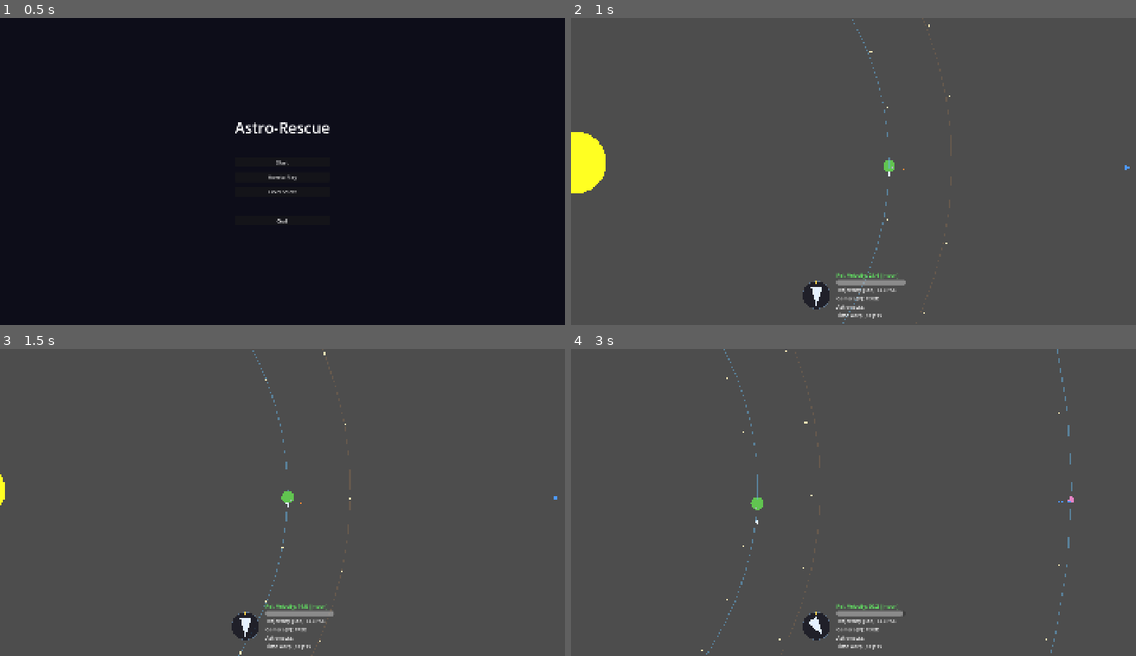
Above: before the commit, frames 1-4 (two rows, left to right).
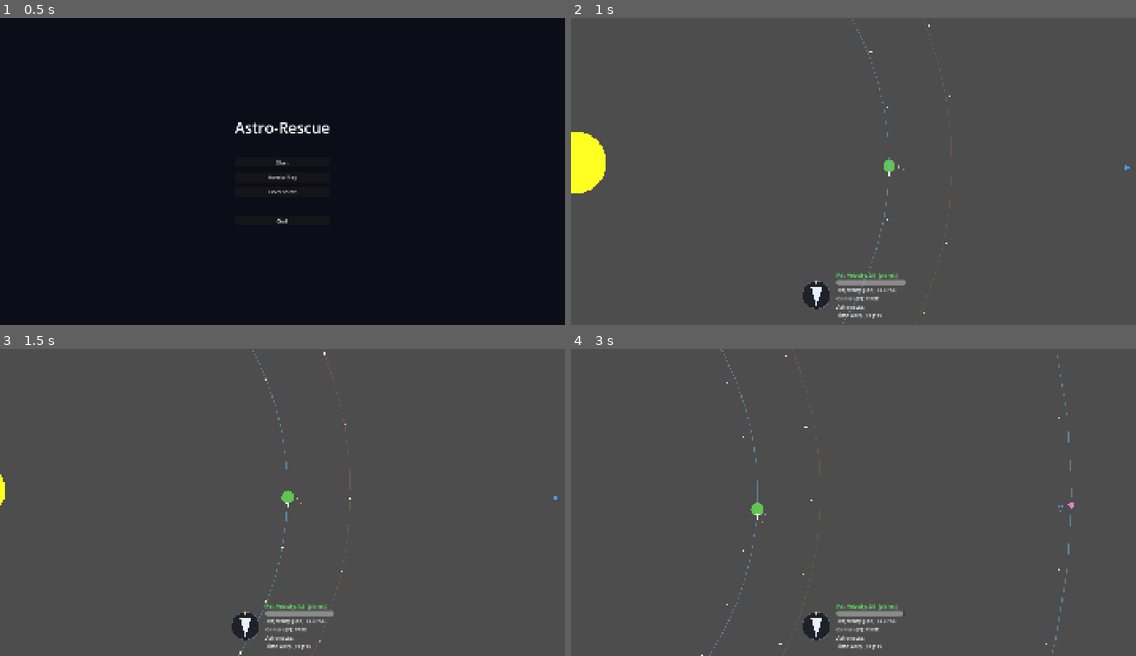
Above: after the commit, the same moments.

Repository: swan-eternal/astrorescue
Game: Godot game, scene res://scenes/main_menu.tscn
Same seed, same stepped clock (60 frames per second), same inputs: the game is played once before the commit and once after it.
Inputs (mouse positions are in pixels of both pictures, inside the frame that each line leads up to):
- Up to frame 1 (0.5 s): no input
- Up to frame 2 (1 s): click "Start" at 0.5 s
- Up to frame 3 (1.5 s): move the mouse to (254, 563) at 1.27 s; hold Up (thrust) from 1.28 s (still down); tap F (toggle_free_camera) at 1.35 s; click (254, 563) at 1.42 s
- Up to frame 4 (3 s): release Up (thrust) at 2 s; drag from (1023, 548) to (825, 563) at 2.02 s; move the mouse to (684, 456) at 2.77 s; hold A (rotate_left) from 2.78 s (still down); tap F (toggle_free_camera) at 2.85 s

Frame 1 is identical in both runs. In frame 2, less than 0.1% of the frame differs, in the area x 52-59%, y 47-86%; in frame 3, less than 0.1%; in frame 4, 0.8%, in the area x 23-89%, y 0-100%.

Commit message:
refactor(moon): subordinate children + surface-relative orbit
Moons are now scene-tree children of their host planets, with orbit distance
measured from the planet's SURFACE. JSON schema bumped v2 → v3.

- scripts/moon.gd: full rewrite. Drops `host_planet_name` export and host
  lookup; uses `get_parent()` + cached `_host_radius`. Orbit math offsets
  by `_host_radius` so JSON stays surface-relative while OrbitCalculator
  receives center-relative distances. Position is local (Godot auto-applies
  parent transform); velocity is still world-frame for collision reads.
- scripts/level_loader.gd: removes `_instantiate_moon` and its dispatch
  arm; adds `_instantiate_planet_moon(planet, spec)` that adds the moon
  as a child of the planet. `_instantiate_planet` loops over
  `spec.get("moons", [])`. Schema version check bumped to 3.

Schema v2 → v3:
- data/levels/level_01.json: rewritten. Moon entry moved into earth's
  `moons[]` array. Orbit values re-tuned (perihelion 20, aphelion 30 from
  surface → 60–70 from earth center, well clear of earth radius 40).
- data/levels/level_02.json, level_03.json: version bump only (no moons).

Closes the moon-inside-planet bug (level_01's moon was at 25–35 from earth
center, permanently inside the planet). The `68bb4ba` body_label lookup bug
is gone at the architecture level — the lookup pattern no longer exists
for moons.

Diff:
--- a/data/levels/level_01.json
+++ b/data/levels/level_01.json
@@ -1,16 +1,13 @@
 {
   "name": "Level 01",
-  "version": 2,
+  "version": 3,
   "bodies": [
     {
       "type": "sun",
       "mass": 4000000,
       "radius": 200.0,
       "is_landable": false,
-      "position": [
-        -1,
-        -3
-      ]
+      "position": [-1, -3]
     },
     {
       "type": "planet",
@@ -20,34 +17,25 @@
       "has_fuel": true,
       "mass": 10000,
       "radius": 40.0,
-      "color": [
-        0.3823967,
-        0.77151555,
-        0.31417027,
-        1.0
-      ],
+      "color": [0.3823967, 0.77151555, 0.31417027, 1.0],
       "perihelion": 1847.7,
       "aphelion": 2000.0,
       "angle_of_aphelion": 3.141592653589793,
       "phase": 3.141592653589793,
       "fuel_orbit_radius": 50.0,
-      "fuel_orbit_speed": 0.5
-    },
-    {
-      "type": "moon",
-      "host_planet": "earth",
-      "mass": 10.0,
-      "radius": 6.0,
-      "color": [
-        0.7,
-        0.7,
-        0.8
-      ],
-      "perihelion": 25.0,
-      "aphelion": 35.0,
-      "angle_of_aphelion": 0.0,
-      "phase": 0.0,
-      "is_landable": true
+      "fuel_orbit_speed": 0.5,
+      "moons": [
+        {
+          "radius": 6.0,
+          "color": [0.7, 0.7, 0.8],
+          "perihelion": 20.0,
+          "aphelion": 30.0,
+          "angle_of_aphelion": 0.0,
+          "phase": 0.0,
+          "is_landable": true,
+          "mass": 10.0
+        }
+      ]
     },
     {
       "type": "planet",
@@ -57,12 +45,7 @@
       "has_fuel": false,
       "mass": 20000,
       "radius": 20.0,
-      "color": [
-        0.8983825,
-        0.51649755,
-        0.7749227,
-        1.0
-      ],
+      "color": [0.8983825, 0.51649755, 0.7749227, 1.0],
       "perihelion": 4000.0,
       "aphelion": 4913.5,
       "angle_of_aphelion": 0.0,
@@ -72,11 +55,7 @@
       "type": "asteroid",
       "mass": 0.0,
       "radius": 8.0,
-      "color": [
-        0.5,
-        0.4,
-        0.3
-      ],
+      "color": [0.5, 0.4, 0.3],
       "perihelion": 2400.0,
       "aphelion": 2400.0,
       "angle_of_aphelion": 0.0,
@@ -85,13 +64,7 @@
     }
   ],
   "rocket": {
-    "initial_position": [
-      3500.0,
-      0.0
-    ],
-    "initial_velocity": [
-      0.0,
-      50.0
-    ]
+    "initial_position": [3500.0, 0.0],
+    "initial_velocity": [0.0, 50.0]
   }
 }
--- a/data/levels/level_02.json
+++ b/data/levels/level_02.json
@@ -1,6 +1,6 @@
 {
   "name": "Level 02",
-  "version": 2,
+  "version": 3,
 
   "bodies": [
     {
--- a/data/levels/level_03.json
+++ b/data/levels/level_03.json
@@ -1,6 +1,6 @@
 {
   "name": "Level 03",
-  "version": 2,
+  "version": 3,
 
   "bodies": [
     {
--- a/scripts/level_loader.gd
+++ b/scripts/level_loader.gd
@@ -4,8 +4,10 @@
 ##
 ## Attached to scenes/level.tscn (the shared infrastructure scene). On
 ## _ready, reads `data/levels/level_<SaveState.current_level_number>.json`,
-## instantiates bodies (sun, planets) from the spec, and configures
-## the rocket's @exports.
+## instantiates bodies (sun, planets, asteroids) from the spec, and
+## configures the rocket's @exports. Moons are nested under planets in
+## JSON's `moons[]` arrays and instantiated as children of their host
+## planets — see `_instantiate_planet_moon`.
 ##
 ## All level-specific data lives in JSON — this loader is the only
 ## script that interprets it. The shared level.tscn contains no
@@ -56,8 +58,8 @@
 	# polymorphism; earlier schemas (v1) used orbit_radius and a
 	# separate sun/planets[] layout — not supported here.
 	var version: int = data.get("version", 0)
-	if version != 2:
-		push_error("LevelLoader: unsupported schema version %d (expected 2)" % version)
+	if version != 3:
+		push_error("LevelLoader: unsupported schema version %d (expected 3)" % version)
 		return
 
 	# Instantiate each body in the JSON spec.
@@ -68,8 +70,6 @@
 				_instantiate_sun(body_spec)
 			"planet":
 				_instantiate_planet(body_spec)
-			"moon":
-				_instantiate_moon(body_spec)
 			"asteroid":
 				_instantiate_asteroid(body_spec)
 			_:
@@ -101,9 +101,9 @@
 	var planet := PLANET_SCENE.instantiate()
 	get_node("../PlanetContainer").add_child(planet)
 
-	# Display name (used by other bodies for lookup, e.g. moon's
-	# host_planet_name). Read from JSON's "name" key, defaults to
-	# "planet" if missing.
+	# Display name (read from JSON's "name" key, defaults to "planet"
+	# if missing). Used in win/lose UI and HUD to identify the planet
+	# to the player; not used for scene-tree relationships.
 	planet.body_label = spec.get("name", "planet")
 
 	# Level-design flags.
@@ -141,6 +141,13 @@
 
 	# Physics.
 	planet.mass = spec.get("mass", 1000.0)
+
+	# Spawn moons as children of this planet. Each moon's parent in
+	# the scene tree IS its host planet — see scripts/moon.gd and
+	# `_instantiate_planet_moon`. Moons are surface-relative to the
+	# planet, not center-relative.
+	for moon_spec in spec.get("moons", []):
+		_instantiate_planet_moon(planet, moon_spec)
 
 
 ## Configure the rocket's @exports from the JSON's "rocket" section.
@@ -178,15 +185,25 @@
 			rocket.initial_velocity = Vector2(vel[0], vel[1])
 
 
-## Instantiate a moon and configure its @exports from the JSON spec.
-## @exports are set AFTER add_child per skill §1.5; the moon script
-## is fully initialized at that point. Same pattern as
-## `_instantiate_planet`: set properties, then call apply_visual,
-## spawn_dynamic_children, and resolve_orbit (the last needs
-## host_planet_name from JSON to be in place first).
-func _instantiate_moon(spec: Dictionary) -> void:
+## Instantiate a moon as a CHILD of the given planet and configure its
+## @exports from the JSON spec. Same init-order pattern as
+## `_instantiate_planet`: add_child, set @exports, then call
+## apply_visual + spawn_dynamic_children + resolve_orbit. The moon's
+## parent in the scene tree IS its host planet — no name lookup needed.
+##
+## The moon's perihelion and aphelion are **surface-relative** to the
+## host planet (see scripts/moon.gd header). The moon script adds the
+## host's radius internally to compute center-relative orbital distance,
+## which makes it physically impossible for a moon to render inside its
+## planet.
+##
+## Pre-refactor design: moons were siblings of planets, added to
+## PlanetContainer alongside them, and used a `host_planet_name` string
+## lookup to find their host. The body_label lookup bug (commit
+## `68bb4ba`) is gone with the new architecture.
+func _instantiate_planet_moon(planet: Node2D, spec: Dictionary) -> void:
 	var moon := MOON_SCENE.instantiate()
-	get_node("../PlanetContainer").add_child(moon)
+	planet.add_child(moon)
 
 	# Gameplay flags.
 	moon.is_landable = spec.get("is_landable", true)
@@ -195,13 +212,13 @@
 	moon.fuel_orbit_radius = spec.get("fuel_orbit_radius", 8.0)
 	moon.fuel_orbit_speed = spec.get("fuel_orbit_speed", 0.5)
 
-	# Orbital elements (relative to host planet).
+	# Orbital elements (relative to host planet's SURFACE). The moon
+	# script offsets by host_radius internally.
 	moon.perihelion = spec.get("perihelion", 30.0)
 	moon.aphelion = spec.get("aphelion", 30.0)
 	moon.angle_of_aphelion = spec.get("angle_of_aphelion", 0.0)
 	moon.phase = spec.get("phase", 0.0)
 	moon.mass = spec.get("mass", 10.0)
-	moon.host_planet_name = spec.get("host_planet", "")
 
 	# Visual.
 	moon.radius = spec.get("radius", 6.0)
@@ -211,8 +228,10 @@
 			var alpha: float = col[3] if col.size() >= 4 else 1.0
 			moon.color = Color(col[0], col[1], col[2], alpha)
 
-	# Order matters: apply_visual and spawn_dynamic_children both read
-	# @exports we just set; resolve_orbit needs host_planet_name set.
+	# Same init-order pattern as planets: visual + children need @exports
+	# set first; resolve_orbit needs _host_radius cached in _ready
+	# (which fires on add_child above — planet's @exports were already
+	# set by _instantiate_planet before this loop runs).
 	moon.apply_visual()
 	moon.spawn_dynamic_children()
 	moon.resolve_orbit()
--- a/scripts/moon.gd
+++ b/scripts/moon.gd
@@ -2,40 +2,57 @@
 ##
 ## A moon — orbits a host planet (not the sun) using the same closed-form
 ## orbital mechanics as `planet.gd`, with the host planet's mass as the
-## central body. Each physics tick:
-##
-##   world_position = host_planet.global_position + state["position"]
-##   world_velocity = host_planet.velocity + state["velocity"]
-##
-## — both in the host's reference frame, then offset to world coords.
+## central body.
+##
+## Architecture: moons are CHILDREN of their host planet in the scene tree,
+## not siblings. `level_loader.gd::_instantiate_planet_moon` adds each moon
+## as a child of its planet after the planet's @exports are set, so the
+## moon's `get_parent()` is always the host planet. This eliminates the
+## host_planet-name lookup that the old architecture needed (and that had
+## a bug fix in commit `68bb4ba`).
+##
+## Each physics tick:
+##
+##   state = OrbitCalculator.compute_state(
+##       host_radius + perihelion,    # center-relative distance
+##       host_radius + aphelion,      # center-relative distance
+##       angle_of_aphelion, phase, GameTime.current, host_mass
+##   )
+##   position = state["position"]                      # local (Godot applies parent transform)
+##   velocity = parent.velocity + state["velocity"]    # world-frame (for rocket collision reads)
+##
+## Perihelion and aphelion in the JSON are **distance from the planet's
+## SURFACE** (not center). The script adds `host_radius` internally so the
+## OrbitCalculator math is consistent with planet orbits (which use
+## center-relative distance). This makes it physically impossible for a
+## moon to render inside its planet — earth (radius 40) with a moon
+## perihelion of 5 orbits at 45 from center, well clear of the surface.
 ##
 ## As an attractor: yes (joins "attractors" group; the rocket's gravity
-## loop reads `mass` like any other body). Default mass is small (10)
-## so the gravity pull on the rocket is gentle — moons pull the
-## rocket around, but the dominant pull is still the host planet (and
-## the sun).
-##
-## Landable: default true. Use `is_landable = false` in JSON if you
-## want a moon that's a hazard rather than a target.
+## loop reads `mass` like any other body). Default mass is small (10) so
+## the gravity pull on the rocket is gentle — moons perturb, not dominate.
+##
+## Landable: default true. Use `is_landable = false` in JSON if you want
+## a moon that's a hazard rather than a target.
 ##
 ## Astronaut + fuel flags: same as planets. Spawn via
 ## `spawn_dynamic_children()` called explicitly by `level_loader.gd`
 ## after @exports are set (see the same pattern in `planet.gd`).
 ##
 
-# --- Orbital elements (relative to the host planet) ---
-
-## Name of the host planet to orbit. The level_loader resolves this
-## string to a Node2D in the "attractors" group during
-## `resolve_orbit()`. Required — moons have no meaningful orbit
-## without a host.
-@export var host_planet_name: String = ""
-
-## Distance at closest approach to the host planet. Must be > 0.
+
+# --- Orbital elements (relative to the host planet's SURFACE) ---
+
+## Distance at closest approach to the host planet's SURFACE, in world
+## units. The script adds the host planet's radius internally, so the
+## actual orbital perihelion (distance from planet center) is
+## `host_radius + this value`. Must be >= 0 to keep the moon outside
+## the planet.
 @export var perihelion: float = 30.0
 
-## Distance at farthest approach from the host planet. Equal to
-## `perihelion` for a circular orbit.
+## Distance at farthest approach from the host planet's SURFACE. Same
+## offset semantics as `perihelion`. Equal to `perihelion` for a
+## circular orbit.
 @export var aphelion: float = 30.0
 
 ## Orientation of the orbital ellipse, in radians.
@@ -48,8 +65,8 @@
 # --- Visual ---
 
 ## Visual radius (world units). Doesn't affect physics — only the
-## rendered Polygon2D shape. Build collision radius uses this same
-## value (single source of truth).
+## rendered Polygon2D shape. Collision radius uses this same value
+## (single source of truth).
 @export var radius: float = 6.0
 
 ## Fill color for the moon's visual.
@@ -58,8 +75,8 @@
 
 # --- Physics ---
 
-## Gravitational mass. Smaller than typical planets by default; tune
-## per level to control how strongly the moon tugs the rocket.
+## Gravitational mass. Smaller than typical planets by default; tune per
+## level to control how strongly the moon tugs the rocket.
 @export var mass: float = 10.0
 
 
@@ -84,8 +101,8 @@
 @export var fuel_orbit_speed: float = 0.5
 
 
-# Universal gravitational constant. Matches orbit_calculator.gd and
-# other body scripts — keep in sync.
+# Universal gravitational constant. Matches orbit_calculator.gd and other
+# body scripts — keep in sync.
 const G: float = 1.0
 
 
@@ -95,24 +112,37 @@
 
 # --- Runtime state ---
 
-# Cached reference to the host planet. Set in `resolve_orbit()` after
-# the loader has set `host_planet_name` from JSON.
-var host_planet: Node2D = null
-
-# World-frame velocity. Updated each physics tick — used by the
-# rocket's collision branch for the rel_speed landing/crash check.
+# Cached reference to the host planet. Always `get_parent()` — the loader
+# adds moons as children of their planets (see `_ready`).
+var _host: Node2D = null
+
+# Cached host planet radius (world units). Read from the parent in
+# `_ready`. The loader sets the planet's @export BEFORE adding moons as
+# children, so the cache captures the JSON value, not the @export default.
+var _host_radius: float = 0.0
+
+# World-frame velocity. Updated each physics tick — used by the rocket's
+# collision branch for the rel_speed landing/crash check. = parent's
+# world velocity (planet) + our orbital velocity (relative to planet).
 var velocity: Vector2 = Vector2.ZERO
 
 
 @onready var _poly: Polygon2D = $Polygon2D
 
 
-## Build a placeholder visual, register with "attractors". The rest of
-## the init (host lookup, initial position, dynamic children) is
-## deferred to methods called by `level_loader.gd` after @export
-## values are set. Same pattern as `planet.gd` to avoid init-order
-## bugs from the @export-after-add_child rule (skill §1.5).
+## Cache the host planet and its radius, build a placeholder visual,
+## register with "attractors". The rest of the init (visual from current
+## @exports, dynamic children, initial position) is deferred to methods
+## called by `level_loader.gd` after @export values are set. Same pattern
+## as `planet.gd` to avoid init-order bugs from the @export-after-add_child
+## rule (skill §1.5).
+##
+## At this point the parent (planet) has already had its @exports set by
+## the loader, so `get_parent().get("radius")` is the JSON value, not the
+## default. Cache it for use in `_physics_process`.
 func _ready() -> void:
+	_host = get_parent()
+	_host_radius = float(_host.get("radius"))
 	apply_visual()
 	add_to_group("attractors")
 
@@ -125,27 +155,18 @@
 	_poly.polygon = _make_circle(radius, 32)
 
 
-## Resolve the host planet (by name from "attractors") and place
-## ourselves at the orbit-derived initial position. Called by
-## `level_loader._instantiate_moon` AFTER `host_planet_name` is set.
+## Compute the closed-form orbital position at t=0 (relative to the host
+## planet's center) and place ourselves there. Called by
+## `level_loader._instantiate_planet_moon` AFTER the moon's @export
+## values are set. Host is always `get_parent()` — no name lookup needed
+## (the pre-refactor design had a `body_label` lookup bug here, fixed in
+## commit `68bb4ba`; with the parent-child architecture that whole class
+## of bug is gone).
 func resolve_orbit() -> void:
-	for body in get_tree().get_nodes_in_group("attractors"):
-		# Match against body's `body_label` @export (set by
-		# level_loader from JSON's "name" key), NOT `body.name`
-		# which is the Node's scene-tree identifier and is
-		# always "planet" from scenes/planet.tscn.
-		if body.get("body_label") == host_planet_name:
-			host_planet = body
-			break
-
-	if host_planet == null:
-		push_warning("Moon: host_planet '%s' not found in 'attractors' group" % host_planet_name)
-		return
-
-	# Initial position relative to host planet (closed-form orbit at t=0).
-	var host_mass: float = _get_host_mass()
 	var state: Dictionary = OrbitCalculator.compute_state(
-		perihelion, aphelion, angle_of_aphelion, phase, 0.0, host_mass
+		_host_radius + perihelion,
+		_host_radius + aphelion,
+		angle_of_aphelion, phase, 0.0, _get_host_mass()
 	)
 	position = state["position"]
 	velocity = state["velocity"]
@@ -165,33 +186,32 @@
 		fuel_pickup.orbit_speed = fuel_orbit_speed
 
 
-## Each physics tick: compute closed-form position relative to the
-## host planet (Kepler equation via `orbit_calculator.gd`) and place
-## ourselves in world coordinates. Same math as `planet.gd` — just
-## with the host planet's mass as central body.
+## Each physics tick: compute closed-form position relative to the host
+## planet (Kepler equation via `orbit_calculator.gd`) and place ourselves.
+## `perihelion` and `aphelion` are surface-relative in the JSON; the
+## script offsets by `_host_radius` so OrbitCalculator receives
+## center-relative distances.
+##
+## Position is set as a LOCAL position — Godot applies the parent's
+## transform automatically because we're a child node, so the moon's
+## world position is correct without manual offset math. Velocity is
+## set as a WORLD-frame vector so `rocket.gd`'s collision branch can
+## read it directly for the rel_speed landing/crash check.
 func _physics_process(_delta: float) -> void:
-	if host_planet == null:
-		return
-	var host_mass: float = _get_host_mass()
 	var state: Dictionary = OrbitCalculator.compute_state(
-		perihelion, aphelion, angle_of_aphelion, phase, GameTime.current, host_mass
+		_host_radius + perihelion,
+		_host_radius + aphelion,
+		angle_of_aphelion, phase, GameTime.current, _get_host_mass()
 	)
-	var planet_velocity: Vector2 = Vector2(host_planet.get("velocity"))
-	# World position = host's world position + moon's offset in
-	# the host's reference frame.
-	global_position = host_planet.global_position + state["position"]
-	# World velocity = host's world velocity + moon's relative velocity.
-	# Needed by the rocket's rel_speed landing/crash check.
-	velocity = planet_velocity + state["velocity"]
-
-
-# Read the host planet's mass. Fallback small constant if the host
-# hasn't been resolved yet (shouldn't happen after resolve_orbit()
-# runs, but defensive against misordered loader calls).
+	position = state["position"]
+	velocity = Vector2(_host.get("velocity")) + state["velocity"]
+
+
+# Read the host planet's mass. Called once per physics tick — direct
+# accessor, no defensive null check (the parent is always set by the
+# loader; if it isn't, we have a much bigger problem than a crash here).
 func _get_host_mass() -> float:
-	if host_planet == null:
-		return 10.0
-	return float(host_planet.get("mass"))
+	return float(_host.get("mass"))
 
 
 # Build a closed circle polygon for the visual.
